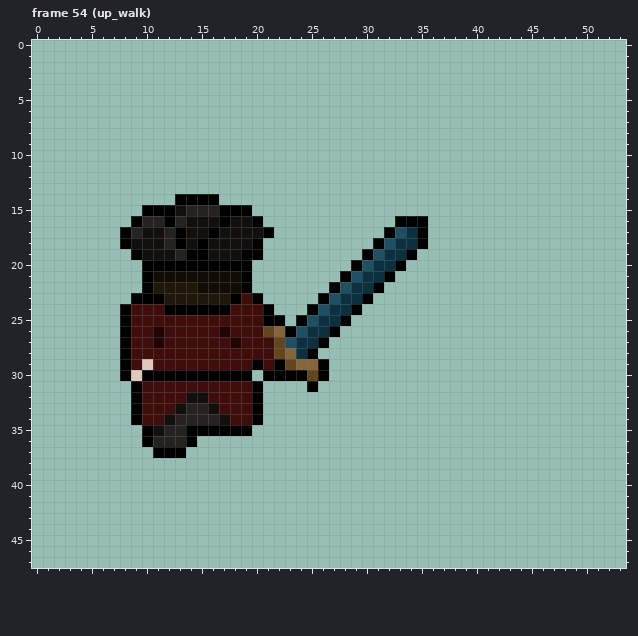
File history of a pixel-art file, art/highwayman/highwayman.ase. Above, as it was before the edit.
54x48 pixels, 56 frames. Shown: frame 54 (up_walk). The commit also changed other frames, which this record leaves out.
Once edited:
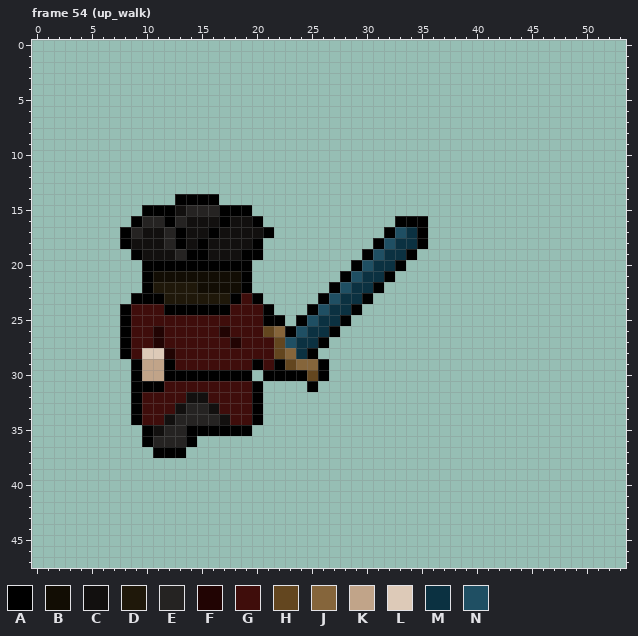
Palette (. is transparent): A #000000  B #120d04  C #12100f  D #1f180a  E #252322  F #210403  G #3f0d0b  H #63461f  J #85653b  K #c1a489  L #ddcab8  M #0b3141  N #1f4f63
Author's note on the commit: add highwayman left walking animation
Diff:
Frame 54 (up_walk):
y 28: x 10..12 GGG -> LLF
y 29: x 8..12 AGLGG -> .AKKA
y 30: x 8..11 ALAA -> .AKK
y 31: x 10..11 GG -> AA
Boxes around the changes in both pictures, in picture pixels (x1, y1, x2, y2):
changed: (120, 348, 175, 392)
